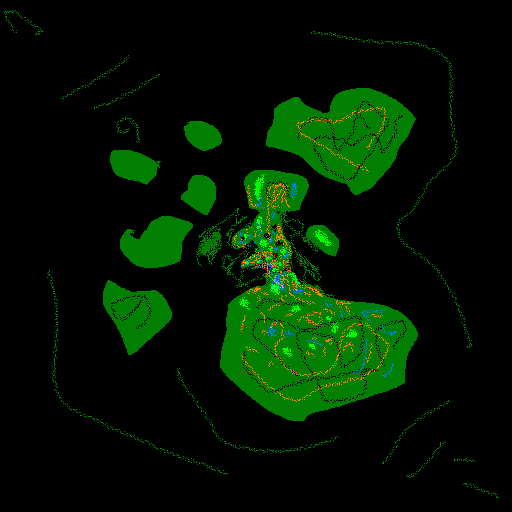
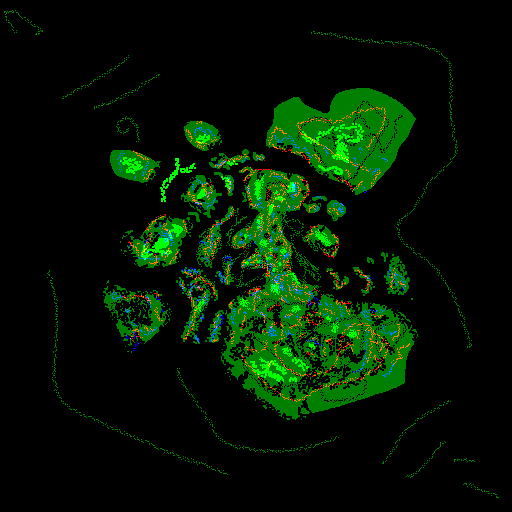
Revision of a layered 512×512 image; what changed, layer by layer:
painted on "Layer 1" over left=103, top=121, right=418, bottom=421
